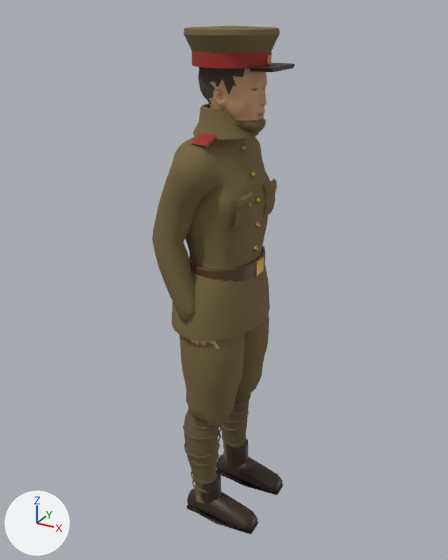
The Blender file assets/blender/crew_crew.blend, before and after one commit.
The view is the same before and after, from a 50 mm lens placed at (0.944, -1.686, 1.764), pointed at (0.008, 0.015, 0.913). The axes (+X, +Y, +Z) are drawn at lower left. The lights are the same throughout. The first picture is the older version.

In view in the first picture: 'Body'.
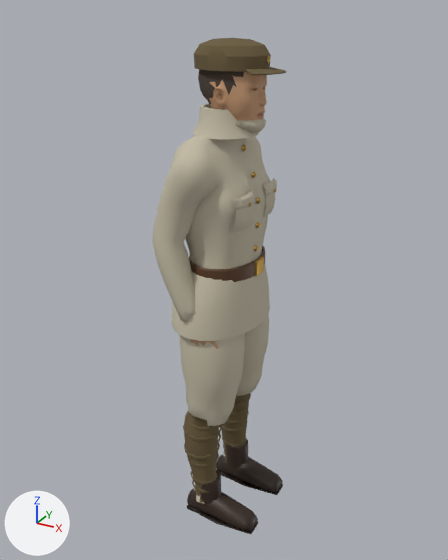
Boxes [x1, y1, x2, y2] around the edits, measured in the pictures (448 x 560 px):
'Body', recoloured, reshaped (brown to light grey, 6% narrower)
    before: [152, 26, 295, 534]
    after: [152, 38, 286, 534]
part 1 of me_base, rebuilt
    before: [248, 63, 295, 72]
    after: [246, 70, 286, 75]
part 2 of me_base, added (brown)
    after: [194, 38, 271, 72]
part 3 of me_base, deleted
    before: [191, 134, 217, 147]
part 4 of me_base, cut back
    before: [184, 26, 280, 68]
    after: [245, 67, 286, 74]

Edits to the bpy script that builds the scene:
```text
Change mat_wool:
    mat_wool.base_color: (0.178, 0.127, 0.0497) -> (0.552, 0.503, 0.381)  # brown #75643f -> light grey #c4bca6
Change me_base:
    used by ob_body; location = (0.0, 0.0, 0.0)
    remove me_base.from_pydata(...)  # 6475 vertices, 9298 faces; spans x -0.15..0.21, y -0.23..0.23, z 0.0..1.72
    add me_base.from_pydata(...)  # 6263 vertices, 9084 faces; spans x -0.15..0.21, y -0.23..0.23, z 0.0..1.68
    me_base part 1: the loose piece of 56 vertices spanning x 0.14..0.21, y -0.08..0.08, z 1.6..1.61 is rebuilt with 22 vertices and now spans x 0.12..0.21, y -0.09..0.09, z 1.59..1.6, in mat_wooldark (brown #695a3b)
    me_base part 2: a new loose piece of 225 vertices spanning x -0.08..0.16, y -0.09..0.09, z 1.6..1.68, in mat_wooldark (brown #695a3b)
    me_base part 3: the loose piece of 48 vertices spanning x -0.01..0.05, y -0.16..-0.1, z 1.4..1.42 is deleted
    me_base part 4
    213 vertices are removed from x -0.1..0.18, y -0.14..0.14, z 1.61..1.72
    192 faces are deleted
    1 vertex moves from x 0.16, y 0.0, z 1.65 to x 0.21, y 0.0, z 1.6
    18 vertices are added at x 0.12..0.21, y -0.09..0.09, z 1.6..1.61
    10 new faces join them, mat_wooldark (brown #695a3b)
    other edits to the shape of me_base do not show in these pictures
    remove me_base.materials.append(mat_collar)  # red #9c2a22
```
